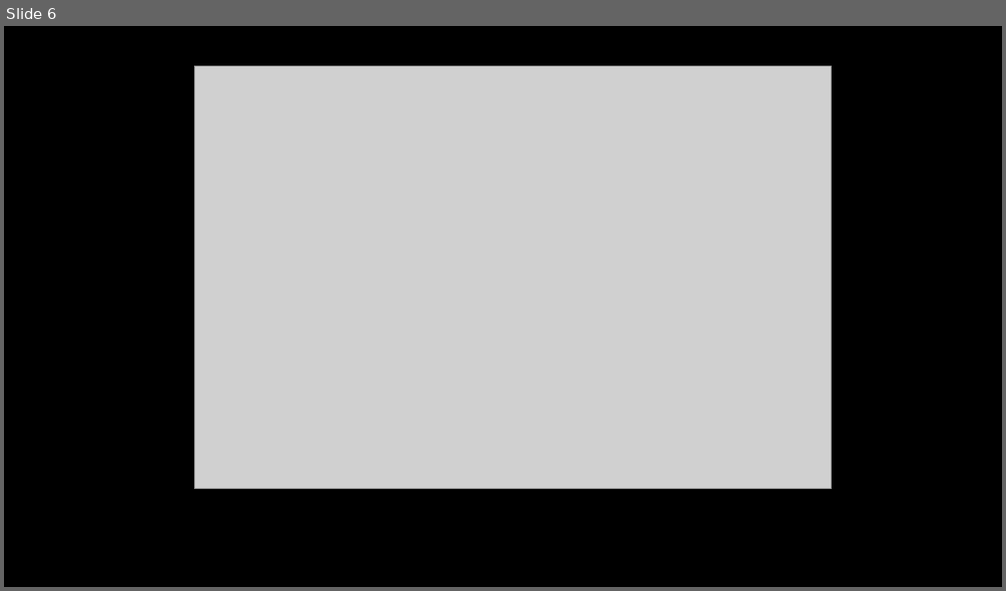
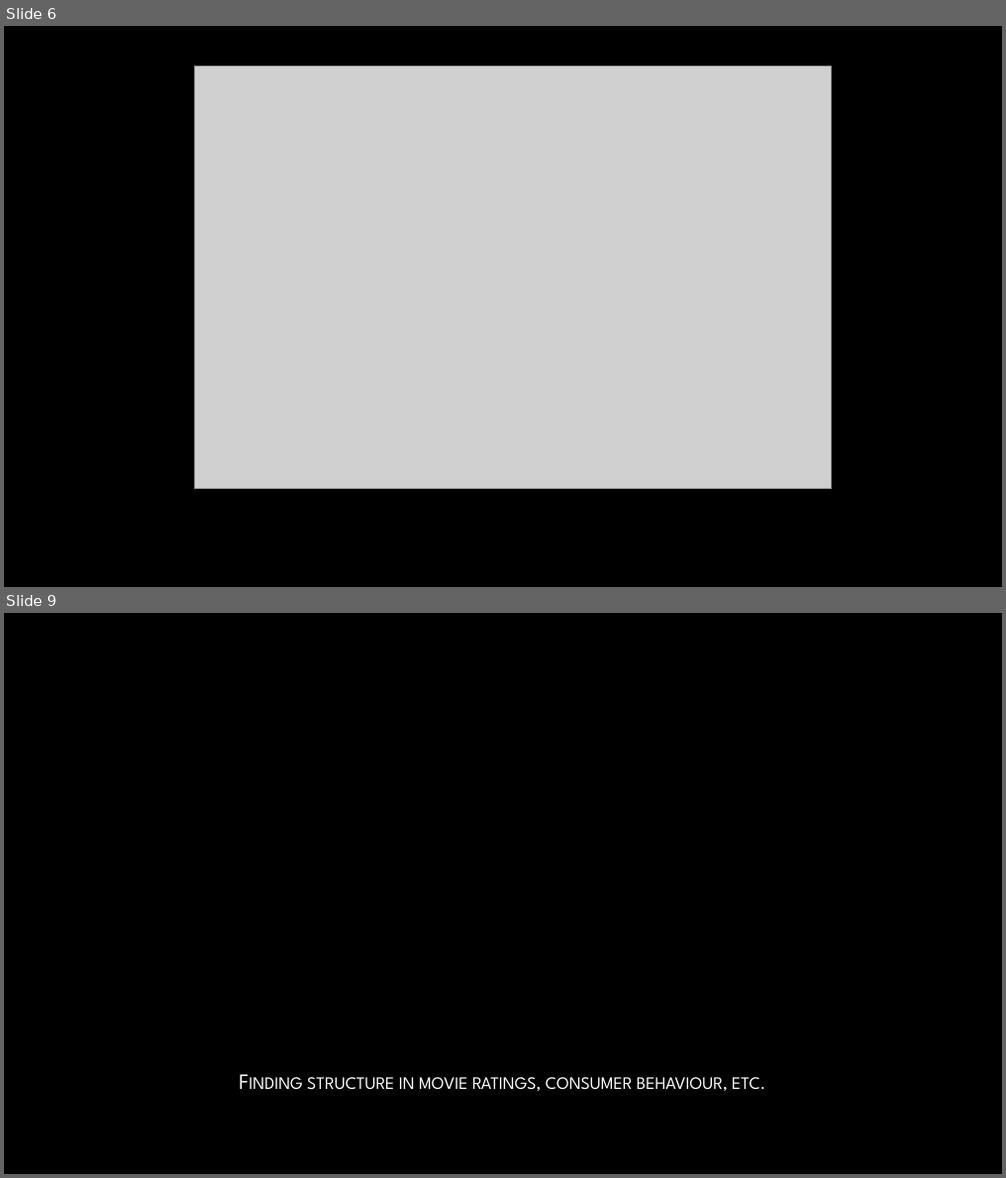
Before and after one commit to neelsoumya/visualization_lecture, a slide deck: Presentation_intro.pptx. Shown one above the other, each under a label of ours: slide 6 before the commit, slides 6 and 9 after it; the slides between them are not shown. The pictures are 1006x591 and 1006x1178 pixels, drawn with LibreOffice and Linux fonts; fonts in the diff are those of the drawing; grey boxes stand for pictures; background and template pictures are left out. Boxes give left, top, right and bottom in pixels: in the first picture for what was removed or moved away, otherwise in the second. Text is boxed around its words. In the diff, an @@ line names an element or a change of style, - is before the commit and + after.

```diff
--- a/Presentation_intro.pptx
+++ b/Presentation_intro.pptx
@@ slide 9 added at (4, 613, 1002, 1174), background picture (left out) @@
@@ subtitle added at (307, 1077, 765, 1091), 21 pt, text gradient #FFFFFF to #BFBFBF, small capitals @@
+Finding structure in movie ratings, consumer behaviour, etc.
```
Also in this commit, not shown: 3 other slides added.
